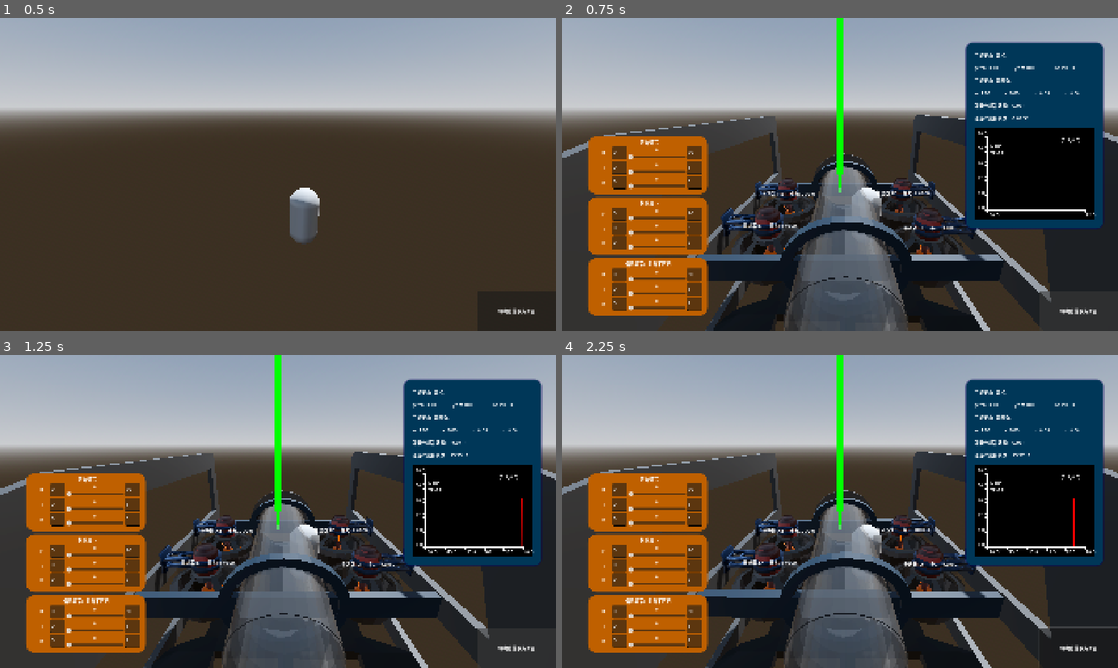
Above: before the commit, frames 1-4 (two rows, left to right).
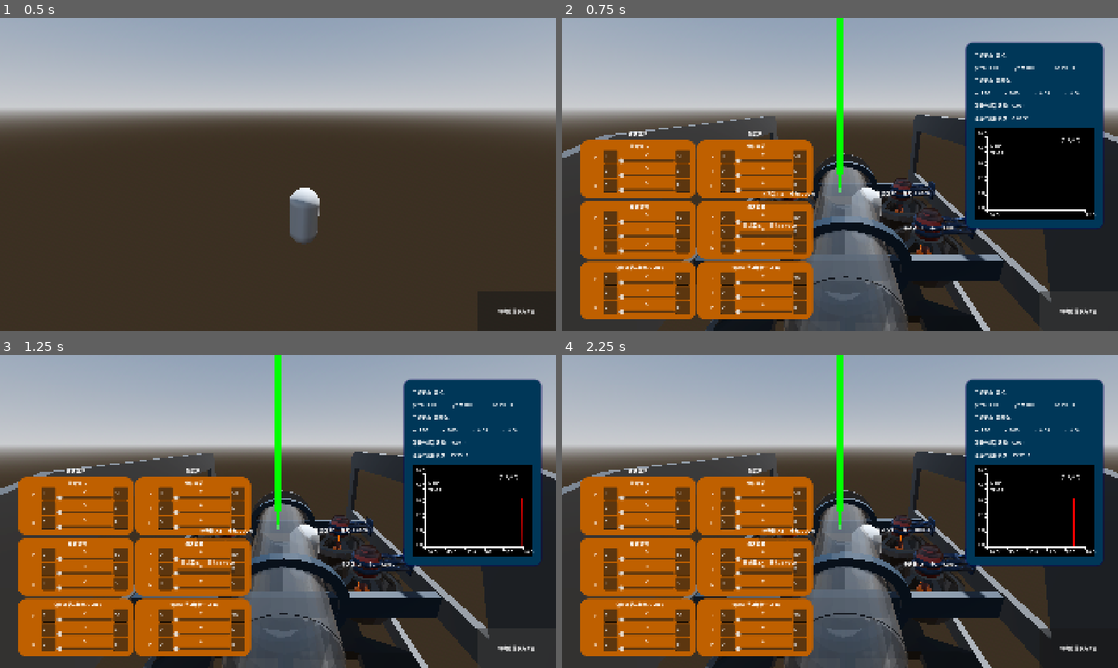
Above: after the commit, the same moments.

Repository: DocMine/SquadotRovTeminal
Game: Godot game, scene res://Levels/6_Rov_Buildup/Scenes/rov_build.tscn
Two runs of this game, one before a commit and one after it. Both use one fixed random seed, a clock stepped at 60 frames per second and the inputs below. This scene is started directly instead of the project's main scene.
Inputs (mouse positions are in pixels of both pictures, inside the frame that each line leads up to):
- Up to frame 1 (0.5 s): no input
- Up to frame 2 (0.75 s): click "将构建转换为仿真" at 0.5 s
- Up to frame 3 (1.25 s): no input
- Up to frame 4 (2.25 s): move the mouse to (962, 495) at 1.27 s; hold Right (ui_right) 1.28-2 s; click (962, 495) at 1.42 s; drag from (728, 527) to (812, 574) at 2.02 s

Frame 1 is identical in both runs. In frame 2, 18% of the frame differs, in the area x 3-46%, y 36-97%; in frame 3, 18%; in frame 4, 18%, in the area x 3-100%, y 36-97%.
Error in both runs: Invalid assignment of property or key 'data' with value of type 'Nil' on a base object of type 'Node3D (ThrusterSim)'. (res://Levels/6_Rov_Buildup/Scripts/RovA…

Commit message:
add anglering

Diff:
--- a/Levels/5_RovTestGround/Scenes/rov.tscn
+++ b/Levels/5_RovTestGround/Scenes/rov.tscn
@@ -675,9 +675,9 @@
 script = SubResource("GDScript_cig8n")
 FCnode = NodePath("..")
 rov_state = NodePath("../../RovState")
-pitch_ctrl_node = NodePath("PID_cUI/PID_Ctrl_panel")
-roll_ctrl_node = NodePath("PID_cUI/PID_Ctrl_panel2")
-yaw_ctrl_node = NodePath("PID_cUI/PID_Ctrl_panel3")
+pitch_ctrl_node = NodePath("HBoxContainer/PID_cUI/PID_Ctrl_panel")
+roll_ctrl_node = NodePath("HBoxContainer/PID_cUI/PID_Ctrl_panel2")
+yaw_ctrl_node = NodePath("HBoxContainer/PID_cUI/PID_Ctrl_panel3")
 StateNode = NodePath("RovstatePanel")
 
 [node name="Rov_Ctrl_UI" type="VBoxContainer" parent="FlyControl/FC_UI" unique_id=1434957430]
@@ -731,37 +731,63 @@
 script = SubResource("GDScript_q1wnw")
 pusher = NodePath("../../../../Thrusters/RB")
 
-[node name="PID_cUI" type="VBoxContainer" parent="FlyControl/FC_UI" unique_id=792313236]
-layout_mode = 1
-anchors_preset = -1
-anchor_left = 0.046875
-anchor_top = 0.95185184
-anchor_right = 0.046875
-anchor_bottom = 0.95185184
-offset_top = -620.0
-offset_right = 413.0
-grow_vertical = 0
-theme_override_constants/separation = 10
-metadata/_edit_use_anchors_ = true
-
-[node name="PID_Ctrl_panel" parent="FlyControl/FC_UI/PID_cUI" unique_id=1787426440 instance=ExtResource("1_hds5s")]
-layout_mode = 2
-Title = "俯仰调节"
-
-[node name="PID_Ctrl_panel2" parent="FlyControl/FC_UI/PID_cUI" unique_id=180500268 instance=ExtResource("1_hds5s")]
-layout_mode = 2
-Title = "横滚调节"
-
-[node name="PID_Ctrl_panel3" parent="FlyControl/FC_UI/PID_cUI" unique_id=1465843712 instance=ExtResource("1_hds5s")]
-layout_mode = 2
-Title = "偏航调节(4推暂不可用)"
-
 [node name="RovstatePanel" parent="FlyControl/FC_UI" unique_id=809738074 instance=ExtResource("2_xv7uh")]
 layout_mode = 1
 anchor_left = 0.8822917
 anchor_top = 0.07962963
 anchor_bottom = 0.35740742
 
+[node name="HBoxContainer" type="HBoxContainer" parent="FlyControl/FC_UI" unique_id=2129381124]
+layout_mode = 0
+offset_left = 62.0
+offset_top = 387.0
+offset_right = 866.0
+offset_bottom = 1040.0
+
+[node name="PID_cUI" type="VBoxContainer" parent="FlyControl/FC_UI/HBoxContainer" unique_id=792313236]
+layout_mode = 2
+theme_override_constants/separation = 10
+metadata/_edit_use_anchors_ = true
+
+[node name="Label" type="Label" parent="FlyControl/FC_UI/HBoxContainer/PID_cUI" unique_id=2083726178]
+layout_mode = 2
+text = "角速度环"
+horizontal_alignment = 1
+
+[node name="PID_Ctrl_panel" parent="FlyControl/FC_UI/HBoxContainer/PID_cUI" unique_id=1787426440 instance=ExtResource("1_hds5s")]
+layout_mode = 2
+Title = "俯仰调节"
+
+[node name="PID_Ctrl_panel2" parent="FlyControl/FC_UI/HBoxContainer/PID_cUI" unique_id=180500268 instance=ExtResource("1_hds5s")]
+layout_mode = 2
+Title = "横滚调节"
+
+[node name="PID_Ctrl_panel3" parent="FlyControl/FC_UI/HBoxContainer/PID_cUI" unique_id=1465843712 instance=ExtResource("1_hds5s")]
+layout_mode = 2
+Title = "偏航调节(4推暂不可用)"
+
+[node name="PID_cUI2" type="VBoxContainer" parent="FlyControl/FC_UI/HBoxContainer" unique_id=1401138333]
+layout_mode = 2
+theme_override_constants/separation = 10
+metadata/_edit_use_anchors_ = true
+
+[node name="Label" type="Label" parent="FlyControl/FC_UI/HBoxContainer/PID_cUI2" unique_id=1092524266]
+layout_mode = 2
+text = "角度环"
+horizontal_alignment = 1
+
+[node name="PID_Ctrl_panel" parent="FlyControl/FC_UI/HBoxContainer/PID_cUI2" unique_id=154568542 instance=ExtResource("1_hds5s")]
+layout_mode = 2
+Title = "俯仰调节"
+
+[node name="PID_Ctrl_panel2" parent="FlyControl/FC_UI/HBoxContainer/PID_cUI2" unique_id=1589925426 instance=ExtResource("1_hds5s")]
+layout_mode = 2
+Title = "横滚调节"
+
+[node name="PID_Ctrl_panel3" parent="FlyControl/FC_UI/HBoxContainer/PID_cUI2" unique_id=2115286730 instance=ExtResource("1_hds5s")]
+layout_mode = 2
+Title = "偏航调节(4推暂不可用)"
+
 [node name="RovState" type="Node" parent="." unique_id=241275091]
 script = ExtResource("3_n7t2n")
 
--- /dev/null
+++ b/pid_teach.tscn
@@ -0,0 +1,3 @@
+[gd_scene format=3 uid="uid://cxcs7tgycokdj"]
+
+[node name="PIDTeach" type="Node3D" unique_id=1433908575]
Not shown: 1 places in Levels/1_WelcomeScene/WelcomScene.tscn that only renumber resources
